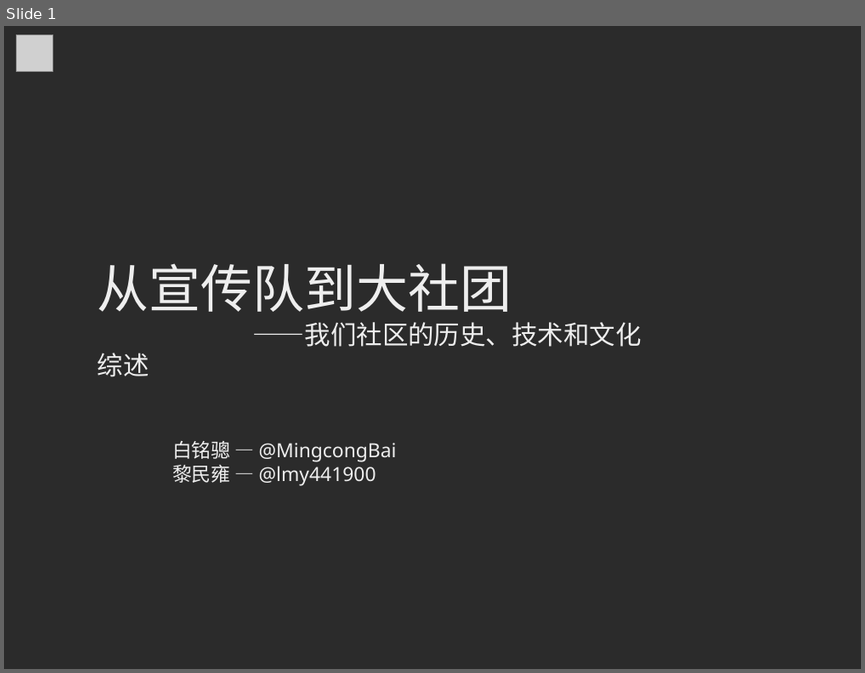
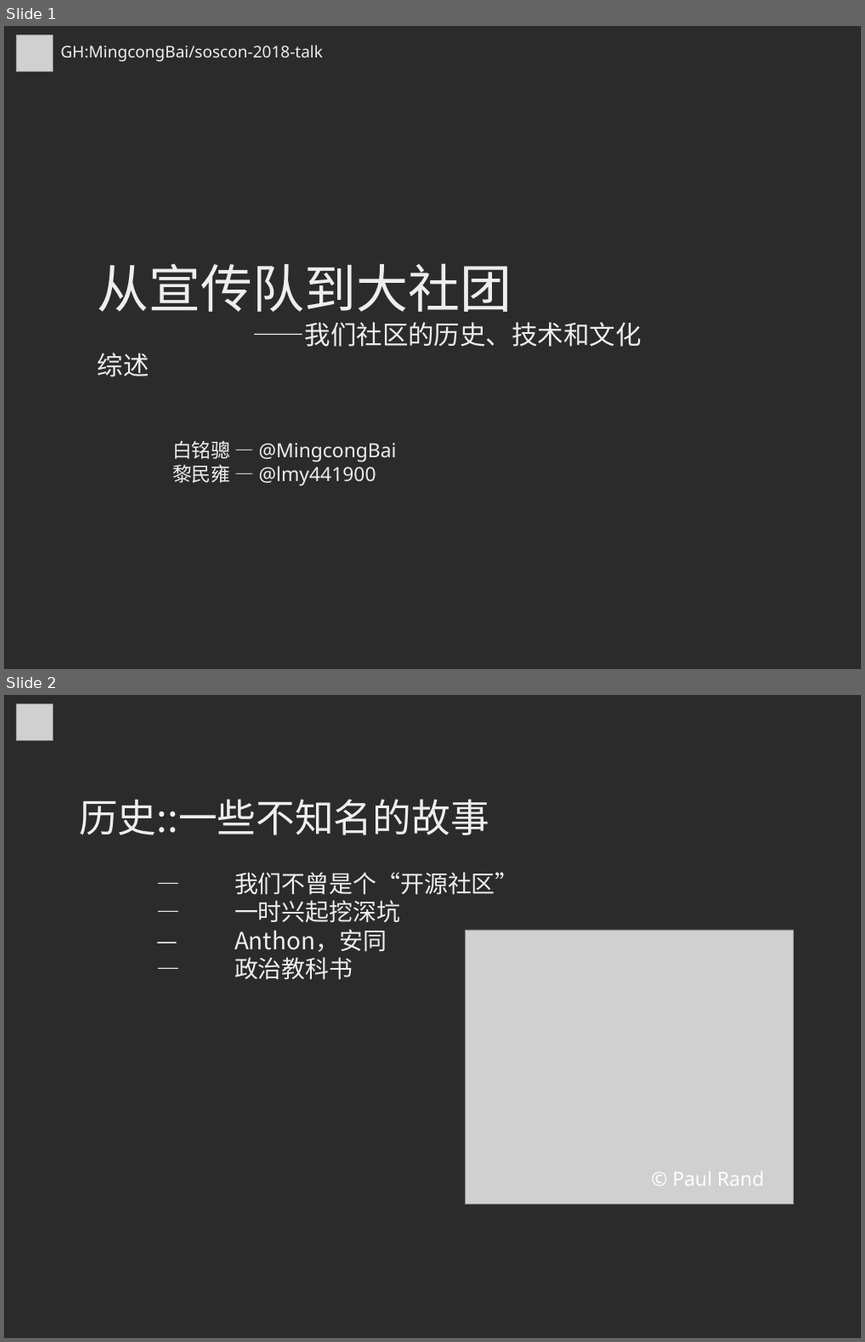
Before and after one commit to MingcongBai/soscon-2018-talk, a slide deck: slide.odp. Shown one above the other, each under a label of ours: slide 1 before the commit, slides 1 and 2 after it. The pictures are 865x673 and 865x1342 pixels, drawn with LibreOffice and Linux fonts; fonts in the diff are those of the drawing; grey boxes stand for pictures; background and template pictures are left out; a plain dark background stands for a picture behind light text. Boxes give left, top, right and bottom in pixels: in the first picture for what was removed or moved away, otherwise in the second. Text is boxed around its words. In the diff, an @@ line names an element or a change of style, - is before the commit and + after.

```diff
--- a/slide.odp
+++ b/slide.odp
@@ slide 2 added at (4, 695, 861, 1338), background picture (left out) @@
@@ picture added at (17, 703, 53, 740) @@
@@ text added at (79, 799, 519, 980), 22 pt, text #EEEEEE @@
+历史::一些不知名的故事
+— 我们不曾是个“开源社区”
+— 一时兴起挖深坑
+— Anthon，安同
+— 政治教科书
@@ picture added at (465, 930, 794, 1203) @@
@@ text added at (672, 1171, 764, 1185), 18 pt, text #FFFFFF @@
+© Paul Rand
@@ slide 1 changed as well @@
@@ text added at (61, 45, 323, 62), 15 pt, text #EEEEEE @@
+GH:MingcongBai/soscon-2018-talk
```
Also in this commit, not shown: 21 other slides added, 3 slides removed.
